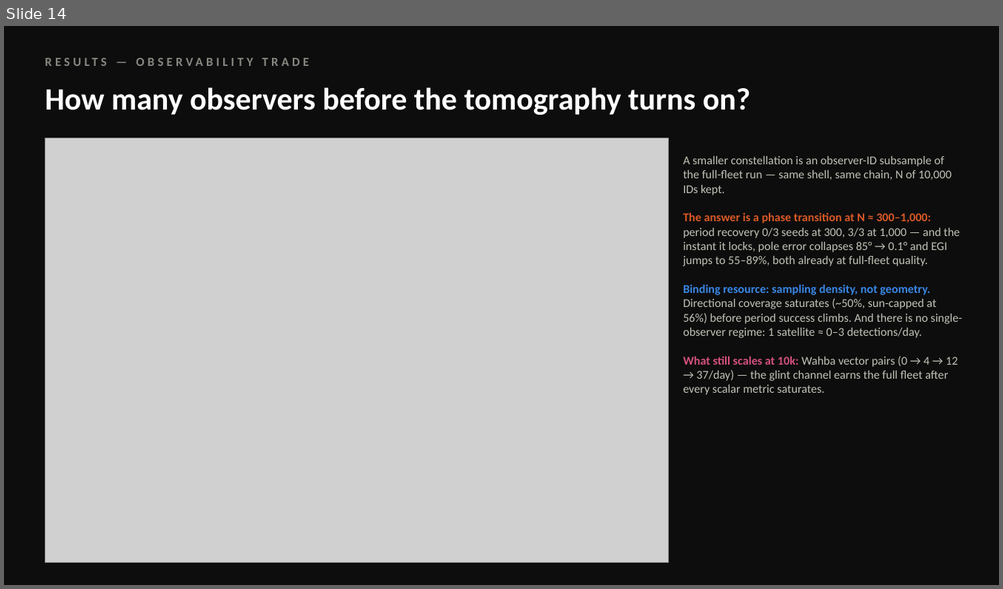
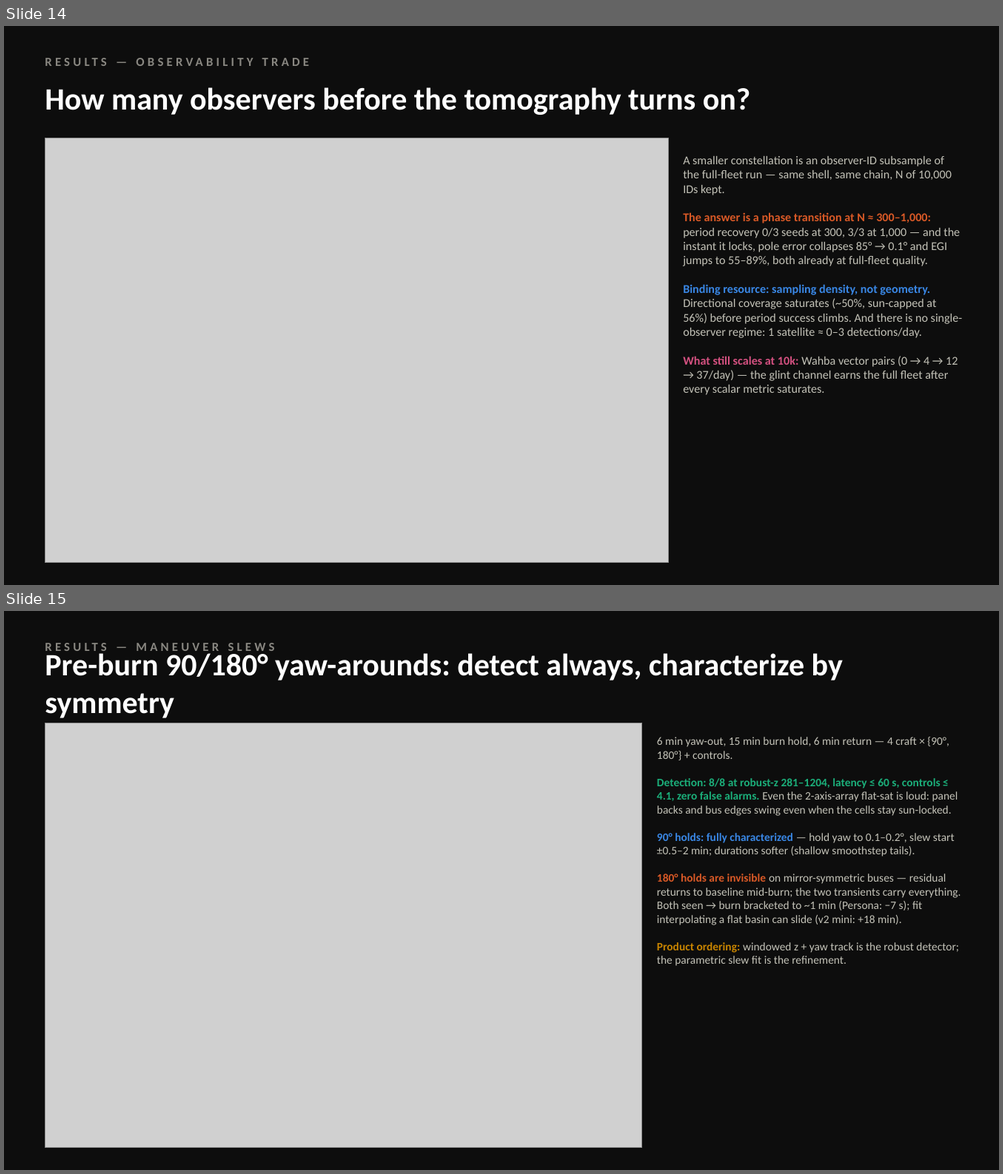
Before and after one commit to nikkelj/photometry, a slide deck: docs/photometry_briefing.pptx. Shown one above the other, each under a label of ours: slide 14 before the commit, slides 14 and 15 after it. The pictures are 1003x589 and 1003x1174 pixels, drawn with LibreOffice and Linux fonts; fonts in the diff are those of the drawing; grey boxes stand for pictures. Boxes give left, top, right and bottom in pixels: in the first picture for what was removed or moved away, otherwise in the second. Text is boxed around its words. In the diff, an @@ line names an element or a change of style, - is before the commit and + after.

```diff
--- a/docs/photometry_briefing.pptx
+++ b/docs/photometry_briefing.pptx
@@ slide 15 added at [4, 611, 999, 1170], background #0D0D0D @@
@@ text added at [45, 635, 717, 658], 12 pt, text #898781, bold @@
+RESULTS — MANEUVER SLEWS
@@ text added at [45, 650, 842, 718], 30 pt, text #FFFFFF, bold @@
+Pre-burn 90/180° yaw-arounds: detect always, characterize by symmetry
@@ picture added at [45, 723, 642, 1148] @@
@@ text added at [657, 737, 961, 966], 11 pt, text #C3C2B7 @@
+6 min yaw-out, 15 min burn hold, 6 min return — 4 craft × {90°, 180°} + controls.
+Detection: 8/8 at robust-z 281–1204, latency ≤ 60 s, controls ≤ 4.1, zero false alarms. Even the 2-axis-array flat-sat is loud: panel backs and bus edges swing even when the cells stay sun-locked.
+90° holds: fully characterized — hold yaw to 0.1–0.2°, slew start ±0.5–2 min; durations softer (shallow smoothstep tails).
+180° holds are invisible on mirror-symmetric buses — residual returns to baseline mid-burn; the two transients carry everything. Both seen → burn bracketed to ~1 min (Persona: −7 s); fit interpolating a flat basin can slide (v2 mini: +18 min).
+Product ordering: windowed z + yaw track is the robust detector; the parametric slew fit is the refinement.
```
Also in this commit, not shown: 5 other files.
